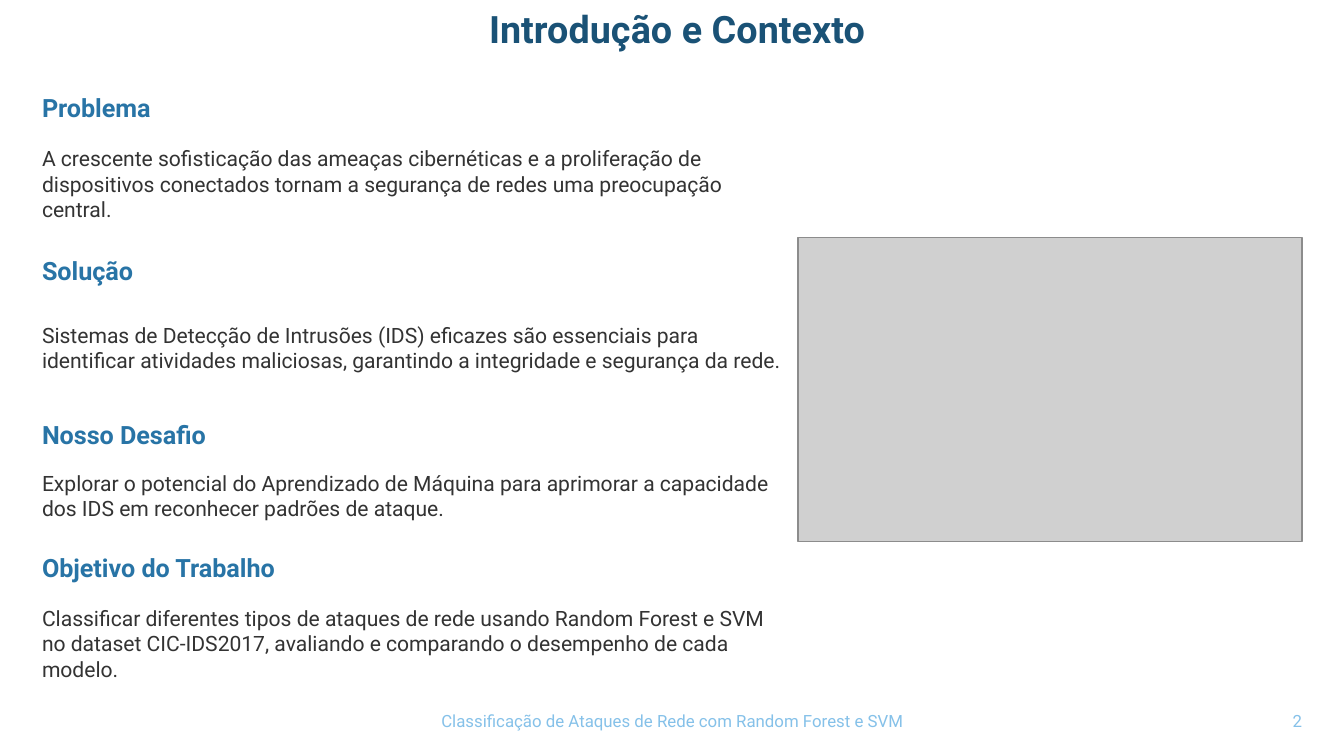
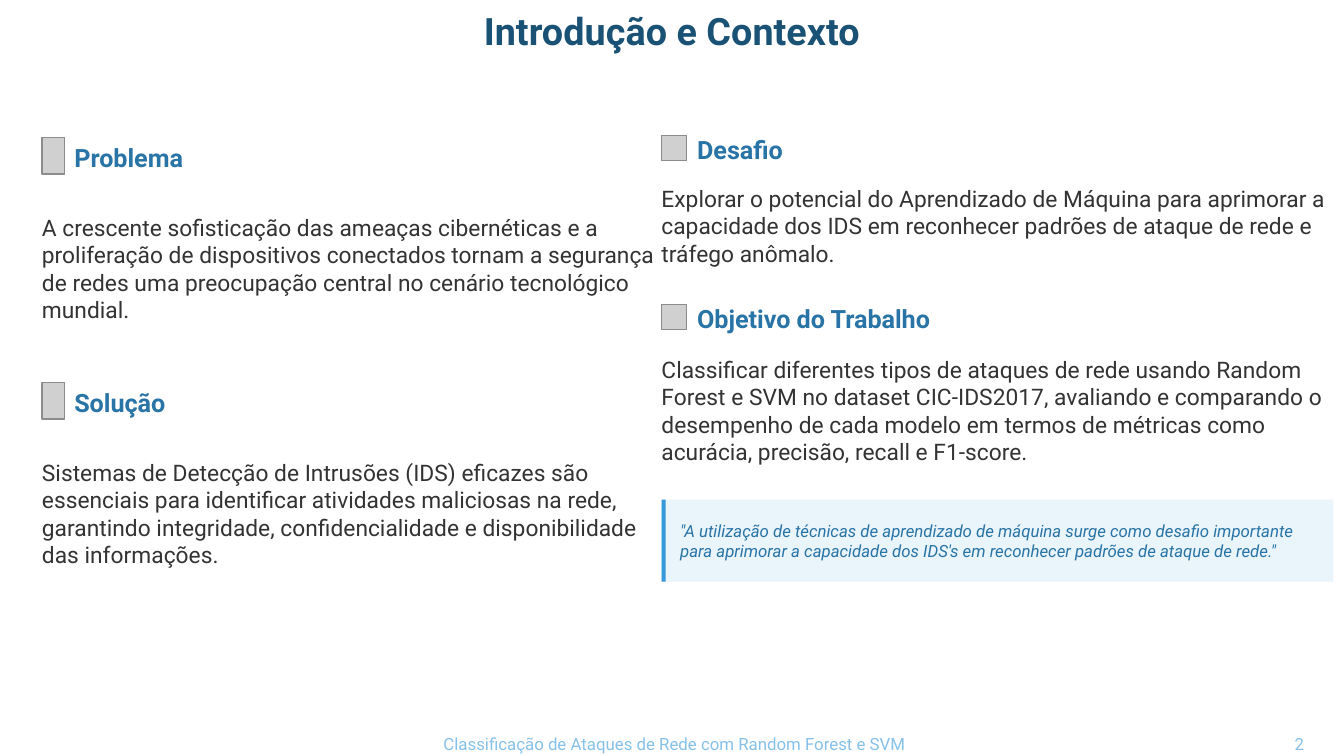
Before and after one commit to jhonatasjgr/Classificacao_de_Ataques_de_Rede_com_Random_Forest_e_SVM, a slide deck: slide 2 of Apresentação/Classificação de Ataques de Rede com Random Forest e SVM Utilizando o Dataset CIC-IDS2017.pptx. Drawn at 1344x756 pixels with LibreOffice and Linux fonts; fonts in the diff are those of the drawing; grey boxes stand for pictures. Boxes give left, top, right and bottom in pixels: in the first picture for what was removed or moved away, otherwise in the second. Text is boxed around its words. In the diff, an @@ line names an element or a change of style, - is before the commit and + after.

```diff
--- a/Apresentação/Classificação de Ataques de Rede com Random Forest e SVM Utilizando o Dataset CIC-IDS2017.pptx
+++ b/Apresentação/Classificação de Ataques de Rede com Random Forest e SVM Utilizando o Dataset CIC-IDS2017.pptx
@@ text "Introdução e Contexto": place and size @@
-text "Introdução e Contexto" at box(489, 14, 865, 52)
+text "Introdução e Contexto" at box(484, 16, 859, 54)
@@ picture added at box(42, 138, 65, 175) @@
@@ text "Problema": place and size @@
-text "Problema" at box(42, 98, 151, 118)
+text "Problema" at box(74, 148, 183, 168)
@@ picture added at box(661, 136, 687, 161) @@
@@ text at box(697, 140, 783, 160): text changed @@
-Nosso Desafio
+Desafio
@@ text at box(661, 190, 1324, 267): text changed; size 11.2 to 12.2 pt @@
-Explorar o potencial do Aprendizado de Máquina para aprimorar a capacidade dos IDS em reconhecer padrões de ataque.
+Explorar o potencial do Aprendizado de Máquina para aprimorar a capacidade dos IDS em reconhecer padrões de ataque de rede e tráfego anômalo.
@@ text at box(42, 218, 654, 318): text changed; size 11.2 to 12.2 pt @@
-A crescente sofisticação das ameaças cibernéticas e a proliferação de dispositivos conectados tornam a segurança de redes uma preocupação central.
+A crescente sofisticação das ameaças cibernéticas e a proliferação de dispositivos conectados tornam a segurança de redes uma preocupação central no cenário tecnológico mundial.
@@ picture removed at box(798, 238, 1302, 542) @@
@@ picture added at box(661, 305, 687, 331) @@
@@ text "Objetivo do Trabalho": place and size @@
-text "Objetivo do Trabalho" at box(42, 558, 274, 583)
+text "Objetivo do Trabalho" at box(697, 309, 930, 334)
@@ picture added at box(42, 383, 65, 419) @@
@@ text "Solução": place and size @@
-text "Solução" at box(42, 261, 133, 286)
+text "Solução" at box(74, 393, 165, 418)
@@ text at box(661, 360, 1322, 465): text changed; size 11.2 to 12.2 pt @@
-Classificar diferentes tipos de ataques de rede usando Random Forest e SVM no dataset CIC-IDS2017, avaliando e comparando o desempenho de cada modelo.
+Classificar diferentes tipos de ataques de rede usando Random Forest e SVM no dataset CIC-IDS2017, avaliando e comparando o desempenho de cada modelo em termos de métricas como acurácia, precisão, recall e F1-score.
@@ text at box(42, 463, 637, 568): text changed; size 11.2 to 12.2 pt @@
-Sistemas de Detecção de Intrusões (IDS) eficazes são essenciais para identificar atividades maliciosas, garantindo a integridade e segurança da rede.
+Sistemas de Detecção de Intrusões (IDS) eficazes são essenciais para identificar atividades maliciosas na rede, garantindo integridade, confidencialidade e disponibilidade das informações.
@@ rectangle added at box(661, 500, 1333, 582), fill #3498DB at 10% opacity @@
@@ rectangle added at box(661, 500, 665, 582), fill #3498DB @@
@@ text added at box(680, 524, 1293, 561), 9 pt, text #2874A6, italic @@
+"A utilização de técnicas de aprendizado de máquina surge como desafio importante para aprimorar a capacidade dos IDS's em reconhecer padrões de ataque de rede."
@@ text "Classificação de Ataques de Rede ...": place and size @@
-text "Classificação de Ataques de Rede ..." at box(441, 714, 903, 731)
+text "Classificação de Ataques de Rede ..." at box(443, 737, 905, 754)
@@ text "2": place and size @@
-text "2" at box(1293, 715, 1302, 727)
+text "2" at box(1295, 738, 1304, 750)
```
Also in this commit, not shown: 9 other slides changed, 5 slides added, 3 slides removed, 2 other files.
